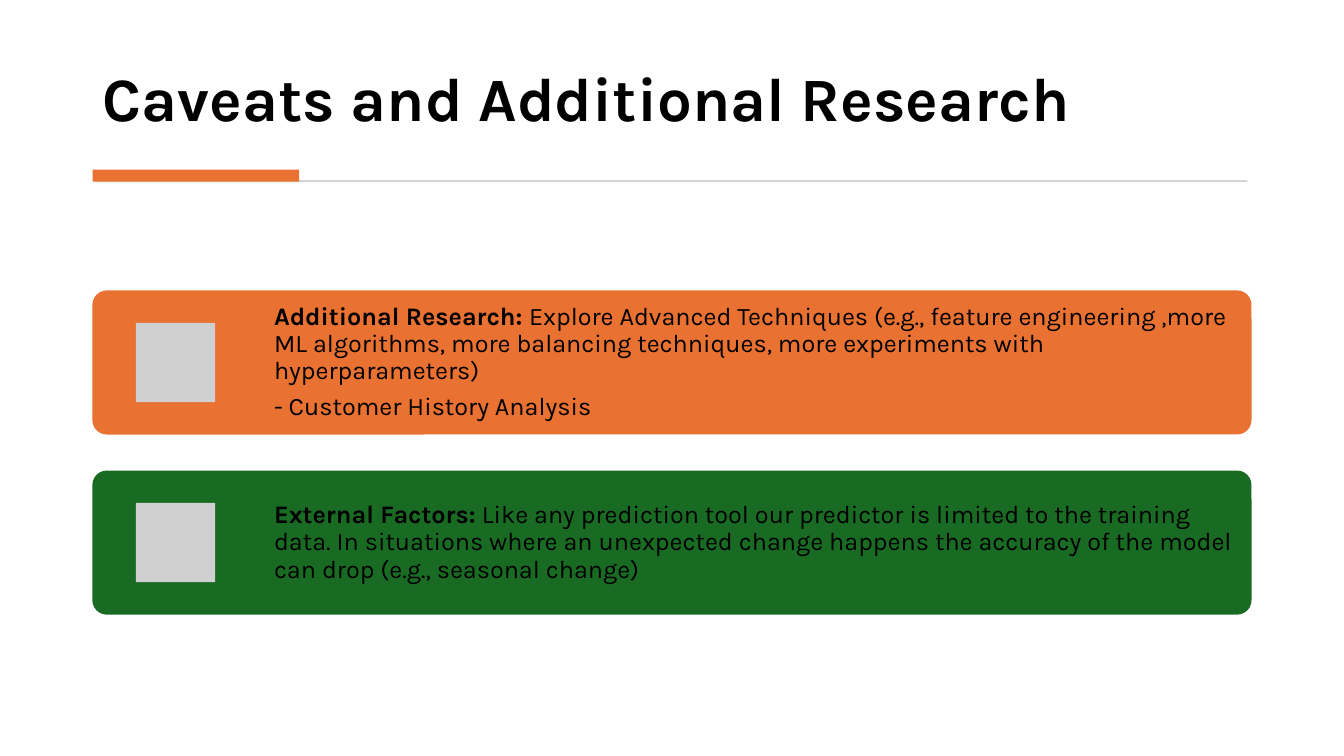
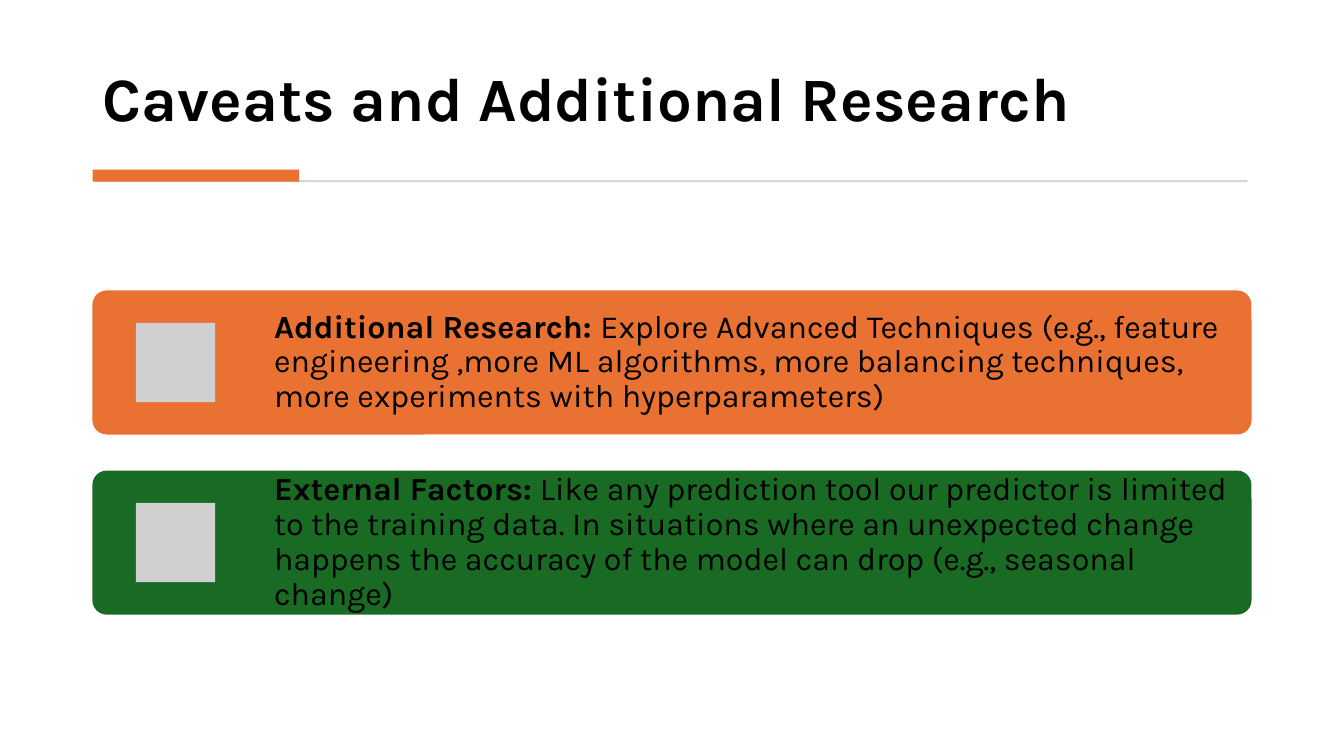
Before and after one commit to MortezaLayegh/Holland_Barret, a slide deck: slide 10 of presentation.pptx. Drawn at 1344x756 pixels with LibreOffice and Linux fonts; fonts in the diff are those of the drawing; grey boxes stand for pictures. Boxes give left, top, right and bottom in pixels: in the first picture for what was removed or moved away, otherwise in the second. Text is boxed around its words. In the diff, an @@ line names an element or a change of style, - is before the commit and + after.

```diff
--- a/presentation.pptx
+++ b/presentation.pptx
@@ text "Additional Research: Explore Advanced Techniques ..." at [274,314,1218,415]: size 18 to 23 pt; more space between paragraphs @@
@@ text at [289,397,591,421]: paragraph removed @@
-- Customer History Analysis
@@ text "External Factors: Like any prediction ..." at [274,478,1227,613]: size 18 to 23 pt; more space between paragraphs @@
```
Also in this commit, not shown: 5 other slides changed, 1 other file.
